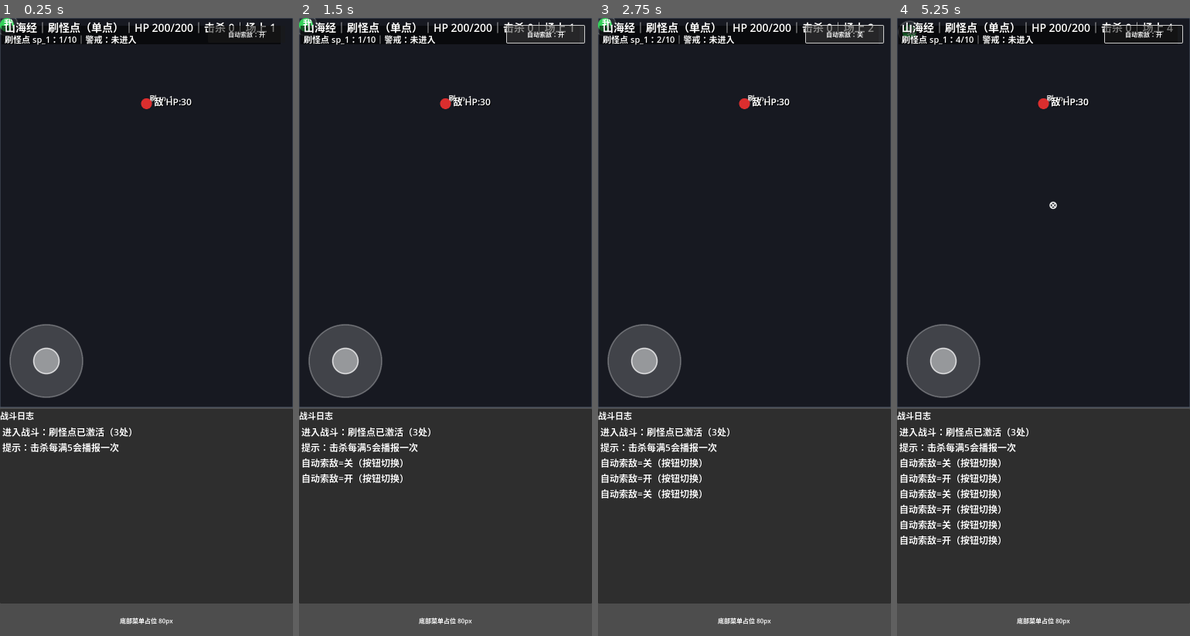
Above: before the commit, frames 1-4 (left to right).
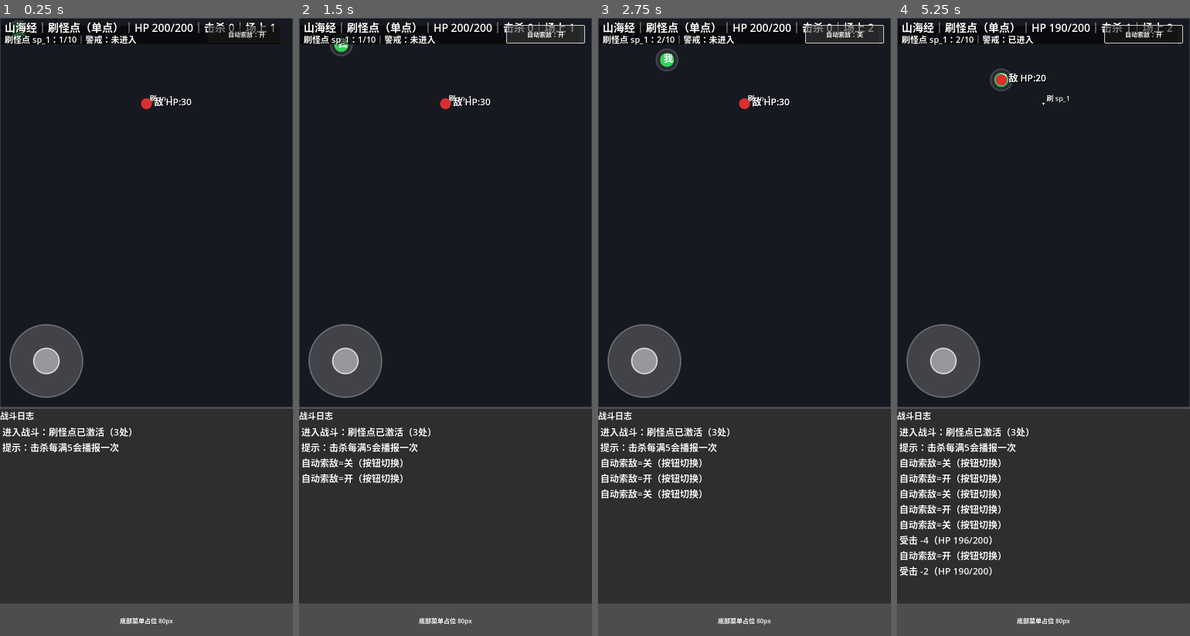
Above: after the commit, the same moments.

Repository: eat-chestnut/shanhaiidle
Game: Godot game, scene res://ui/pages/PageBattle.tscn
Two runs of this game, one before a commit and one after it. Both use one fixed random seed, a clock stepped at 60 frames per second and the inputs below.
Inputs (mouse positions are in pixels of both pictures, inside the frame that each line leads up to):
- Up to frame 1 (0.25 s): no input
- Up to frame 2 (1.5 s): click "自动索敌：开" at 0.5 s; click "自动索敌：关" at 1.25 s
- Up to frame 3 (2.75 s): click "自动索敌：开" at 2 s
- Up to frame 4 (5.25 s): click "自动索敌：关" at 2.75 s; click "自动索敌：开" at 3.5 s; click "自动索敌：关" at 4.25 s; drag from (1043, 215) to (1072, 191) at 5.02 s

The runs differ from the first frame. In frame 1, 0.1% of the frame differs, in the area x 0-10%, y 0-4%; in frame 2, 0.2%; in frame 3, 0.2%; in frame 4, 1.4%, in the area x 0-95%, y 0-91%.

Commit message:
Prompt 1.34：BattleCanvas 接入摇杆移动 + 摇杆移动自动关闭索敌 + 索敌开启时自动靠近（你要求的行为）
目标：
1) 玩家移动由虚拟摇杆控制（手动移动）
2) 摇杆输入非零时：自动关闭自动索敌（只触发一次，不要每帧刷日志）
3) 当摇杆无输入且 auto_seek_enabled=true：玩家自动向最近怪靠近，直到进入攻击距离（使用滞后区避免抖动）
4) 仍然：只有在攻击范围内才会普攻

修改 res://ui/pages/BattleCanvas.gd：

A) 获取 joystick 引用（BattleCanvas 的父节点 BattleLayer 下有 VirtualJoystick）
- 在 _ready 获取并缓存 joystick
- 每帧读取 joy_vec = joystick.get_vector()

B) 手动摇杆移动（优先级最高）
- 若 joy_vec.length()>0：
  player_pos += joy_vec.normalized()*player_speed*delta
  clamp 到 arena_rect
  若 GameSettings.auto_seek_enabled==true 且本次尚未触发过：
     GameSettings.set_auto_seek(false, "手动移动自动关闭")
     （用一个 bool 标记避免重复触发）

C) 自动索敌移动（仅在 joy_vec==0 且 auto_seek_enabled==true 且有敌人）
- 目标：最近敌人
- 计算 attack_reach = player_attack_range + player_radius + enemy_radius
- 滞后区：stop=attack_reach-8，start=attack_reach+8
  dist>start 才移动靠近；dist<stop 停止；夹层不微调

D) 普攻逻辑保持：
- 计时到点时，找“攻击范围内最近敌人”攻击
- 必须在范围内才扣血

验收：
- 你摇杆一动，索敌自动变关，玩家只听手动
- 你松手后，若手动再开索敌，玩家会自动靠近并停在攻击距离
- 不再抖动

Diff:
--- a/ui/pages/BattleCanvas.gd
+++ b/ui/pages/BattleCanvas.gd
@@ -41,14 +41,16 @@
 
 var _attack_timer := 0.0
 var _hit_log_cd := 0.0
-var manual_target: Vector2 = Vector2.ZERO
-var manual_moving := false
+var _joystick: Node = null
+var _auto_seek_moving := false
+var _manual_seek_off_fired := false
 
 func _ready() -> void:
 	randomize()
 	_load_battle_cfg()
 	_recalc_arena(true)
 	player["pos"] = arena_rect.position + arena_rect.size * 0.5
+	_joystick = get_node_or_null("../VirtualJoystick")
 
 func _process(delta: float) -> void:
 	battle_time += delta
@@ -58,7 +60,7 @@
 		_hit_log_cd = maxf(0.0, _hit_log_cd - delta)
 
 	_process_spawn_points()
-	_process_manual_move(delta)
+	_process_player_move(delta)
 	_move_enemies(delta)
 	_enemy_attack_player(delta)
 
@@ -69,40 +71,6 @@
 		_auto_attack()
 
 	queue_redraw()
-
-func _gui_input(event: InputEvent) -> void:
-	if event is InputEventMouseButton:
-		var mouse_button: InputEventMouseButton = event
-		if mouse_button.button_index != MOUSE_BUTTON_LEFT:
-			return
-		if mouse_button.pressed:
-			if arena_rect.has_point(mouse_button.position):
-				manual_target = _clamp_pos_in_arena(mouse_button.position, 0.0)
-				manual_moving = true
-		else:
-			manual_moving = false
-		return
-
-	if event is InputEventMouseMotion:
-		var mouse_motion: InputEventMouseMotion = event
-		if Input.is_mouse_button_pressed(MOUSE_BUTTON_LEFT) and manual_moving:
-			manual_target = _clamp_pos_in_arena(mouse_motion.position, 0.0)
-		return
-
-	if event is InputEventScreenTouch:
-		var touch: InputEventScreenTouch = event
-		if touch.pressed:
-			if arena_rect.has_point(touch.position):
-				manual_target = _clamp_pos_in_arena(touch.position, 0.0)
-				manual_moving = true
-		else:
-			manual_moving = false
-		return
-
-	if event is InputEventScreenDrag:
-		var drag: InputEventScreenDrag = event
-		if manual_moving:
-			manual_target = _clamp_pos_in_arena(drag.position, 0.0)
 
 func _load_battle_cfg() -> void:
 	var battle_cfg: Dictionary = {}
@@ -292,21 +260,78 @@
 	}
 	enemies.append(enemy)
 
-func _process_manual_move(delta: float) -> void:
-	if not manual_moving:
-		return
-
+func _process_player_move(delta: float) -> void:
+	var joy_vec: Vector2 = _get_joy_vector()
+	var joy_len: float = joy_vec.length()
+	if joy_len > 0.0:
+		_process_joystick_move(joy_vec, delta)
+		return
+
+	_manual_seek_off_fired = false
+	if not GameSettings.auto_seek_enabled:
+		_auto_seek_moving = false
+		return
+
+	_process_auto_seek_move(delta)
+
+func _process_joystick_move(joy_vec: Vector2, delta: float) -> void:
 	var player_pos: Vector2 = player["pos"]
 	var player_radius: float = float(player["radius"])
 	var player_speed: float = float(player.get("speed", 140.0))
-	var delta_vec: Vector2 = manual_target - player_pos
-	var distance: float = delta_vec.length()
-	if distance <= 2.0:
-		return
-
-	var move_dir: Vector2 = delta_vec / distance
-	player_pos += move_dir * player_speed * delta
+	var joy_dir: Vector2 = joy_vec.normalized()
+	player_pos += joy_dir * player_speed * delta
 	player["pos"] = _clamp_pos_in_arena(player_pos, player_radius)
+	_auto_seek_moving = false
+
+	if GameSettings.auto_seek_enabled and not _manual_seek_off_fired:
+		GameSettings.set_auto_seek(false, "手动移动自动关闭")
+		_manual_seek_off_fired = true
+
+func _process_auto_seek_move(delta: float) -> void:
+	if enemies.is_empty():
+		_auto_seek_moving = false
+		return
+
+	var nearest_index := _find_nearest_enemy_index()
+	if nearest_index < 0:
+		_auto_seek_moving = false
+		return
+
+	var nearest_enemy: Dictionary = enemies[nearest_index]
+	var player_pos: Vector2 = player["pos"]
+	var enemy_pos: Vector2 = nearest_enemy["pos"]
+	var enemy_radius: float = float(nearest_enemy.get("radius", 14.0))
+	var player_radius: float = float(player["radius"])
+	var player_attack_range: float = float(player.get("attack_range", 10.0))
+	var player_speed: float = float(player.get("speed", 140.0))
+
+	var attack_reach: float = player_attack_range + player_radius + enemy_radius
+	var stop_dist: float = maxf(0.0, attack_reach - 8.0)
+	var start_dist: float = attack_reach + 8.0
+	var distance_to_enemy: float = player_pos.distance_to(enemy_pos)
+
+	if distance_to_enemy > start_dist:
+		_auto_seek_moving = true
+	elif distance_to_enemy < stop_dist:
+		_auto_seek_moving = false
+
+	if not _auto_seek_moving:
+		return
+
+	var move_vec: Vector2 = enemy_pos - player_pos
+	var move_len: float = move_vec.length()
+	if move_len <= 0.001:
+		return
+
+	player_pos += (move_vec / move_len) * player_speed * delta
+	player["pos"] = _clamp_pos_in_arena(player_pos, player_radius)
+
+func _get_joy_vector() -> Vector2:
+	if _joystick != null and _joystick.has_method("get_vector"):
+		var vec_any = _joystick.call("get_vector")
+		if vec_any is Vector2:
+			return vec_any
+	return Vector2.ZERO
 
 func _move_enemies(delta: float) -> void:
 	if enemies.is_empty():
@@ -421,7 +446,8 @@
 	enemies.clear()
 	_attack_timer = 0.0
 	_hit_log_cd = 0.0
-	manual_moving = false
+	_auto_seek_moving = false
+	_manual_seek_off_fired = false
 
 	for spawn_id in spawn_order:
 		if not spawn_rt.has(spawn_id):
@@ -573,11 +599,6 @@
 	var attack_visual_radius: float = player_attack_range + player_radius
 	draw_circle(player_pos, attack_visual_radius, Color(1.0, 1.0, 1.0, 0.08))
 	draw_arc(player_pos, attack_visual_radius, 0.0, TAU, 72, Color(1.0, 1.0, 1.0, 0.18), 2.0, true)
-	if manual_moving:
-		draw_circle(manual_target, 8.0, Color(1.0, 1.0, 1.0, 0.18))
-		draw_arc(manual_target, 8.0, 0.0, TAU, 36, Color.WHITE, 1.5, true)
-		draw_line(manual_target + Vector2(-5, -5), manual_target + Vector2(5, 5), Color.WHITE, 1.5)
-		draw_line(manual_target + Vector2(-5, 5), manual_target + Vector2(5, -5), Color.WHITE, 1.5)
 	draw_circle(player_pos, player_radius, Color(0.20, 0.82, 0.35))
 	_draw_label(player_pos + Vector2(-8, 5), "我", Color.WHITE, PLAYER_LABEL_SIZE)
 
